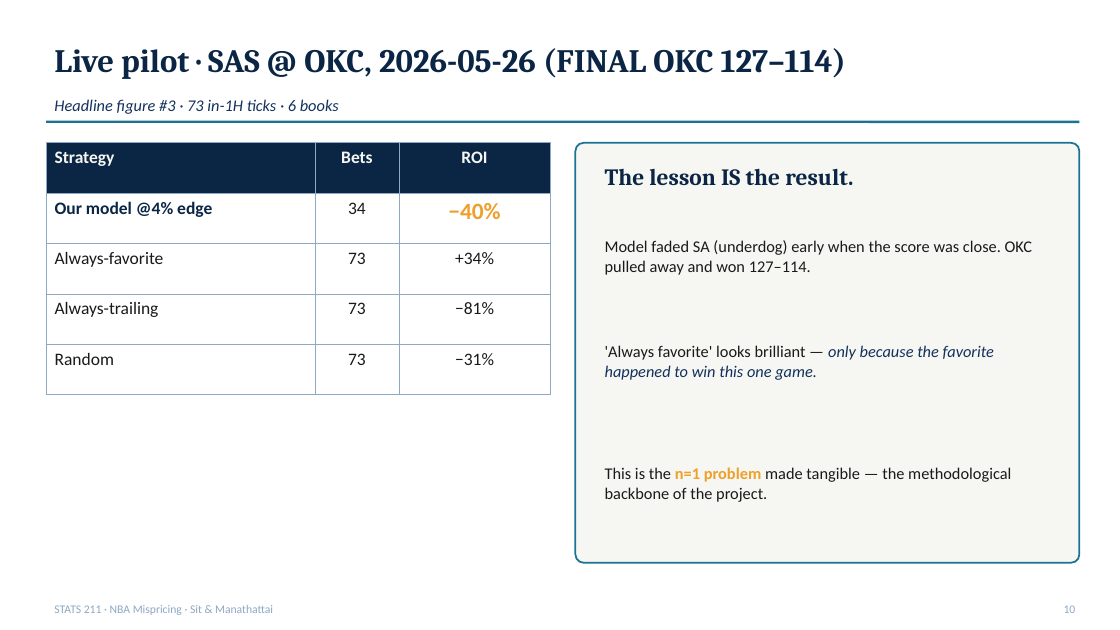
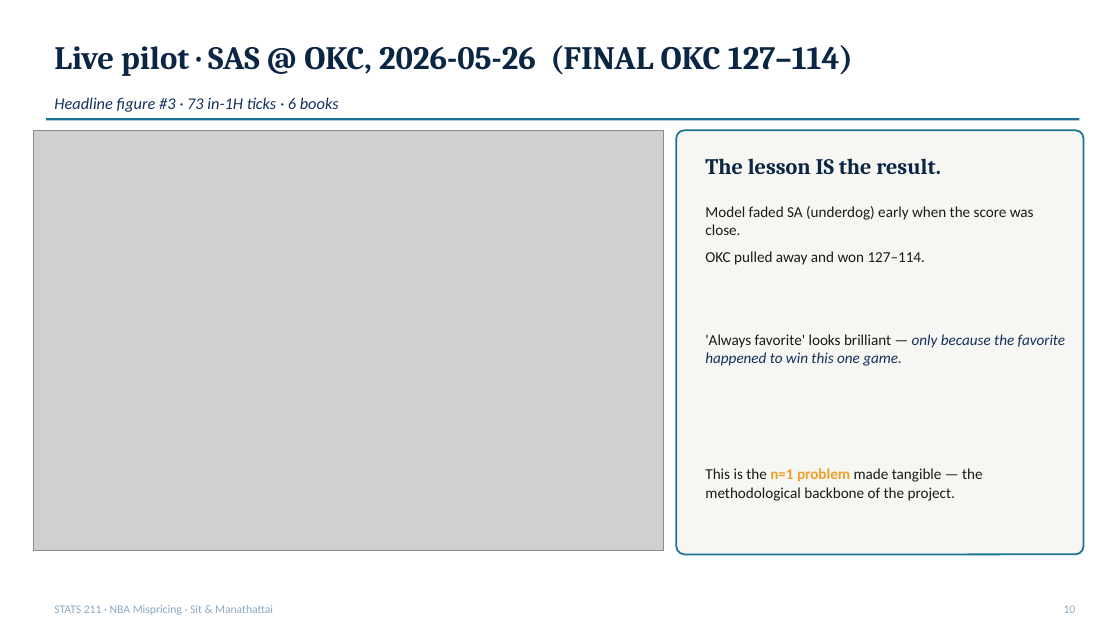
Before and after one commit to ivan-sit/live-nba-market-mispricing-detection, a slide deck: slide 10 of slides/final_deck.pptx. Drawn at 1120x630 pixels with LibreOffice and Linux fonts; fonts in the diff are those of the drawing; grey boxes stand for pictures. Boxes give left, top, right and bottom in pixels: in the first picture for what was removed or moved away, otherwise in the second. Text is boxed around its words. In the diff, an @@ line names an element or a change of style, - is before the commit and + after.

Commit message:
Deck: real PNG figures + formula boxes (replace placeholders)
- scripts/generate_slide_figures.py: matplotlib renderer for all deck PNGs in the
  project palette (NAVY/DEEP/TEAL/SKY/CREAM/ACCENT/INK)
- slides/figures/ (all new):
  · reliability_v2.png      — V2 reliability diagram on 2024-25 (Brier 0.149, ECE 0.008)
  · v5_shifts.png           — H1 / H4 bar chart with 95% CI error bars
  · pilot_roi.png           — SAS@OKC model vs baselines ROI bars
  · liquidity_sample.png    — paired bars: liquid sportsbook vs stale Kalshi
  · pipeline_flow.png       — system flowchart (PBP/odds -> p_hat / p_market -> edge -> backtest)
- slides/build.js: embed all 5 PNGs at the right slides; add prominent formula
  boxes for V2 (p_hat = isotonic(XGB(x))), V5 shift (delta p over 60s), backtest
  (edge, de-vig, Kelly), and V3 Halawi-aggregate
- slides/final_deck.pptx: regenerated (658 KB) with figures + formulas embedded

```diff
--- a/slides/final_deck.pptx
+++ b/slides/final_deck.pptx
@@ text "Live pilot · SAS @ ..." rewrapped from box(54, 48, 846, 79) to box(54, 45, 853, 76) @@
@@ picture added at box(34, 130, 664, 550) @@
@@ table removed at box(46, 143, 550, 369), 5 rows, 3 columns @@
-Strategy | Bets | ROI
-Our model @4% edge | 34 | −40%
-Always-favorite | 73 | +34%
-Always-trailing | 73 | −81%
-Random | 73 | −31%
@@ rounded rectangle: place and size @@
-rounded rectangle at box(576, 143, 1080, 563)
+rounded rectangle at box(676, 130, 1084, 555)
@@ rounded rectangle at box(676, 130, 1084, 555): proportions changed @@
@@ text "The lesson IS the result.": place and size @@
-text "The lesson IS the result." at box(605, 168, 853, 185)
+text "The lesson IS the result." at box(705, 158, 941, 174)
@@ text "The lesson IS the result." at box(705, 158, 941, 174): size 20 to 19 pt @@
@@ text at box(705, 206, 1034, 235): text changed; size 14 to 13 pt @@
-Model faded SA (underdog) early when the score was close. OKC pulled away and won 127–114.
+Model faded SA (underdog) early when the score was close.
@@ text added at box(705, 251, 925, 265), 13 pt, text #1A1A1A @@
+OKC pulled away and won 127–114.
@@ text "'Always favorite' looks brilliant — ..." at box(705, 334, 1065, 366): size 14 to 13 pt @@
@@ text "'Always favorite' looks brilliant — ...": place and size @@
-text "'Always favorite' looks brilliant — ..." at box(605, 345, 994, 380)
+text "'Always favorite' looks brilliant — ..." at box(705, 334, 1065, 366)
@@ text "This is the n=1 problem ...": place and size @@
-text "This is the n=1 problem ..." at box(605, 467, 1011, 502)
+text "This is the n=1 problem ..." at box(705, 468, 983, 501)
@@ text "This is the n=1 problem ..." at box(705, 468, 983, 501): size 14 to 13 pt @@
```
Also in this commit, not shown: 12 other slides changed, 7 other files.
